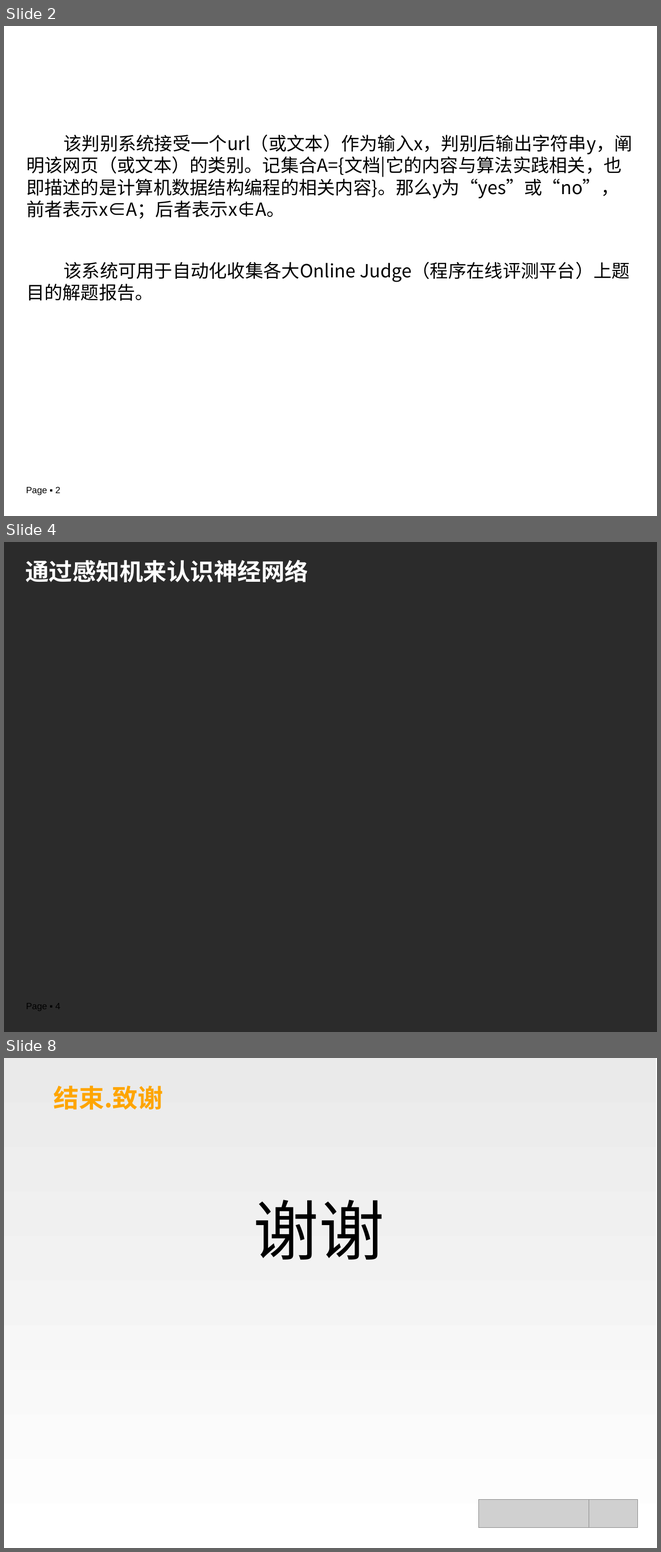
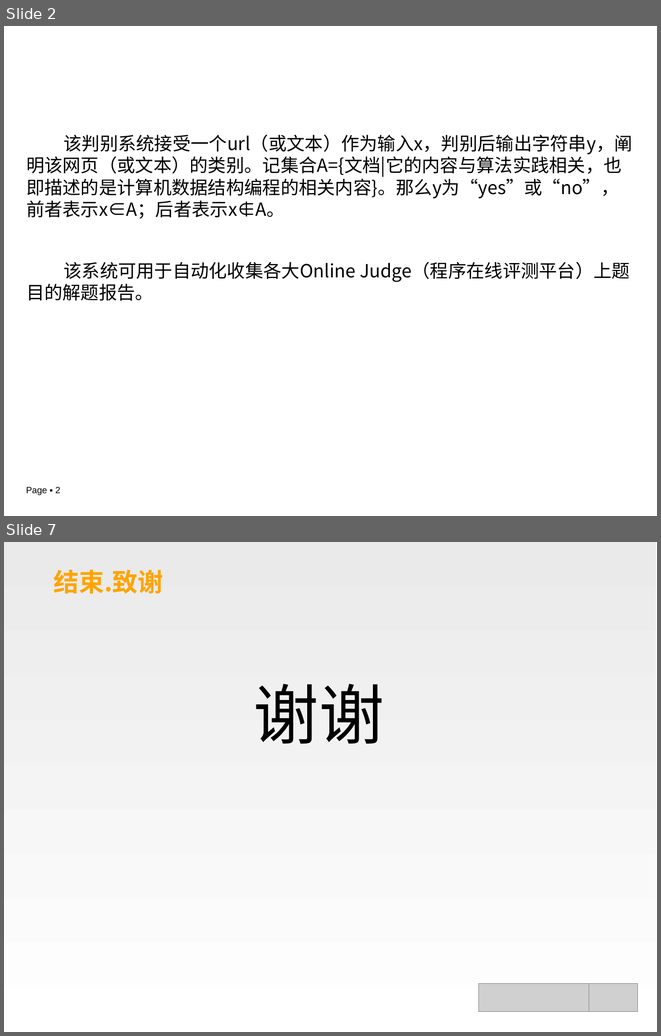
Before and after one commit to chuchu9293/GraduationProject, a slide deck: wps.docs/毕设中期答辩.ppt. Shown one above the other, each under a label of ours: slides 2, 4 and 8 before the commit, slides 2 and 7 after it; the slides between them are not shown. The pictures are 661x1552 and 661x1036 pixels, drawn with LibreOffice and Linux fonts; fonts in the diff are those of the drawing; grey boxes stand for pictures; background and template pictures are left out; a plain dark background stands for a picture behind light text. Boxes give left, top, right and bottom in pixels: in the first picture for what was removed or moved away, otherwise in the second. Text is boxed around its words. In the diff, an @@ line names an element or a change of style, - is before the commit and + after.

```diff
--- a/wps.docs/毕设中期答辩.ppt
+++ b/wps.docs/毕设中期答辩.ppt
@@ slide 4 removed at (x1=4, y1=542, x2=657, y2=1032), background picture (left out); not listed: 1 template element that a slide beside it also shows @@
@@ title removed at (x1=25, y1=560, x2=308, y2=582) @@
-通过感知机来认识神经网络
@@ what was slide 8 is now slide 7 @@
```
Also in this commit, not shown: 2 slides changed, 2 slides added, 2 other slides removed, 3 other files.
